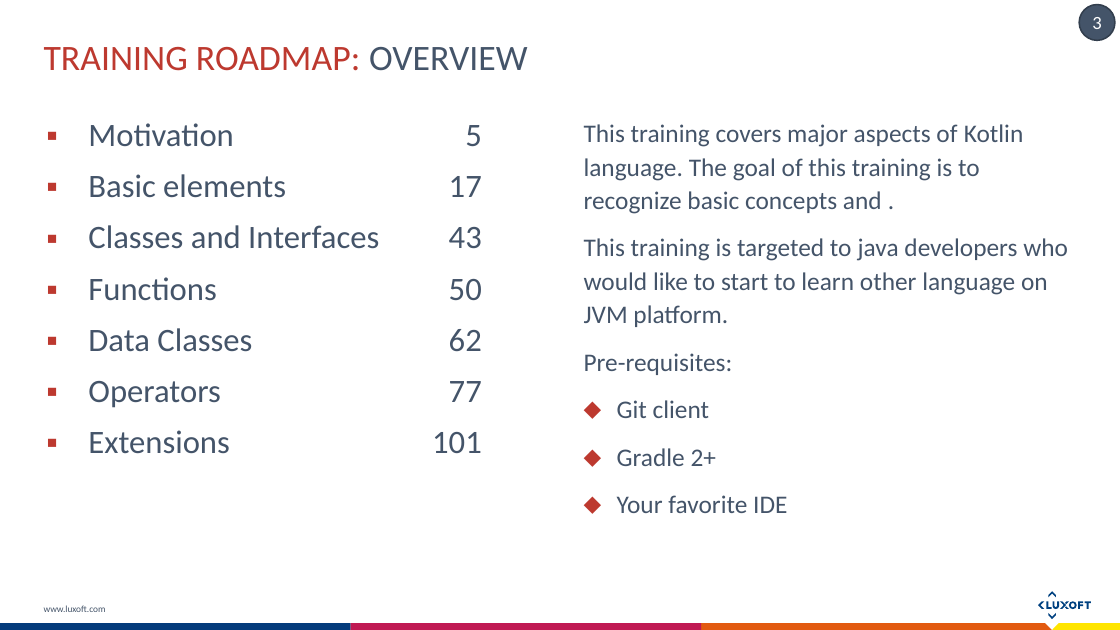
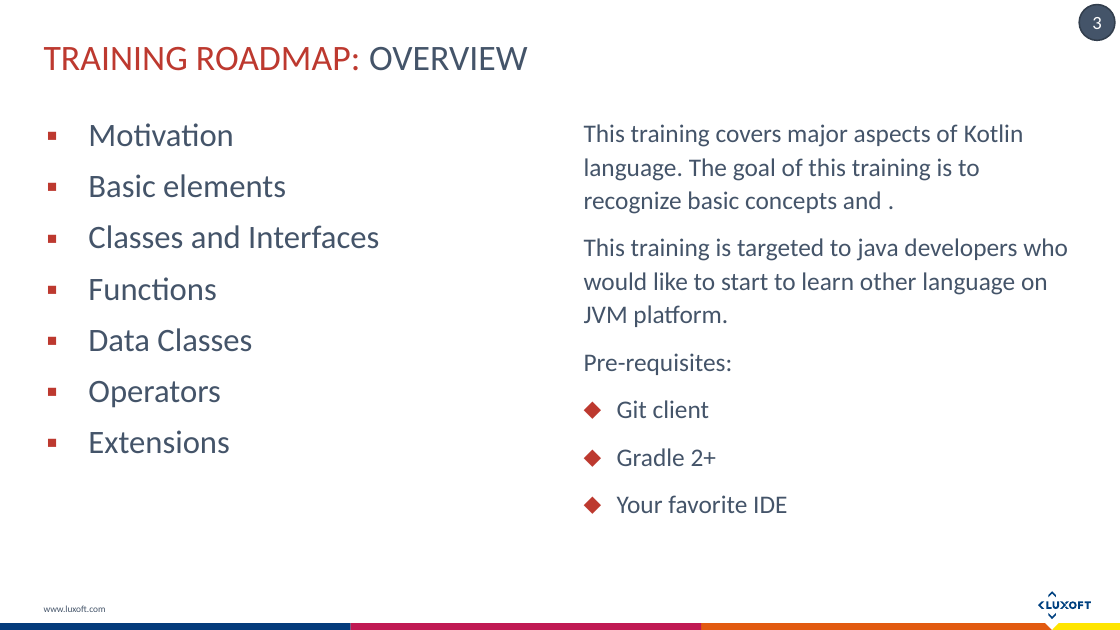
Before and after one commit to Koziolek/kotlin-workshops-230616, a slide deck: slide 3 of Introduction To Kotlin.pptx. Drawn at 1120x630 pixels with LibreOffice and Linux fonts; fonts in the diff are those of the drawing. Boxes give left, top, right and bottom in pixels: in the first picture for what was removed or moved away, otherwise in the second. Text is boxed around its words. In the diff, an @@ line names an element or a change of style, - is before the commit and + after.

```diff
--- a/Introduction To Kotlin.pptx
+++ b/Introduction To Kotlin.pptx
@@ table at box(35, 110, 493, 463) @@
-row 1, column 2: 5
+row 1, column 2: 
-row 2, column 2: 17
+row 2, column 2: 
-row 3, column 2: 43
+row 3, column 2: 
-row 4, column 2: 50
+row 4, column 2: 
-row 5, column 2: 62
+row 5, column 2: 
-row 6, column 2: 77
+row 6, column 2: 
-row 7, column 2: 101
+row 7, column 2: 
```
Also in this commit, not shown: 1 other slide changed, 10 slides added, 1 slide removed, 11 other files.
